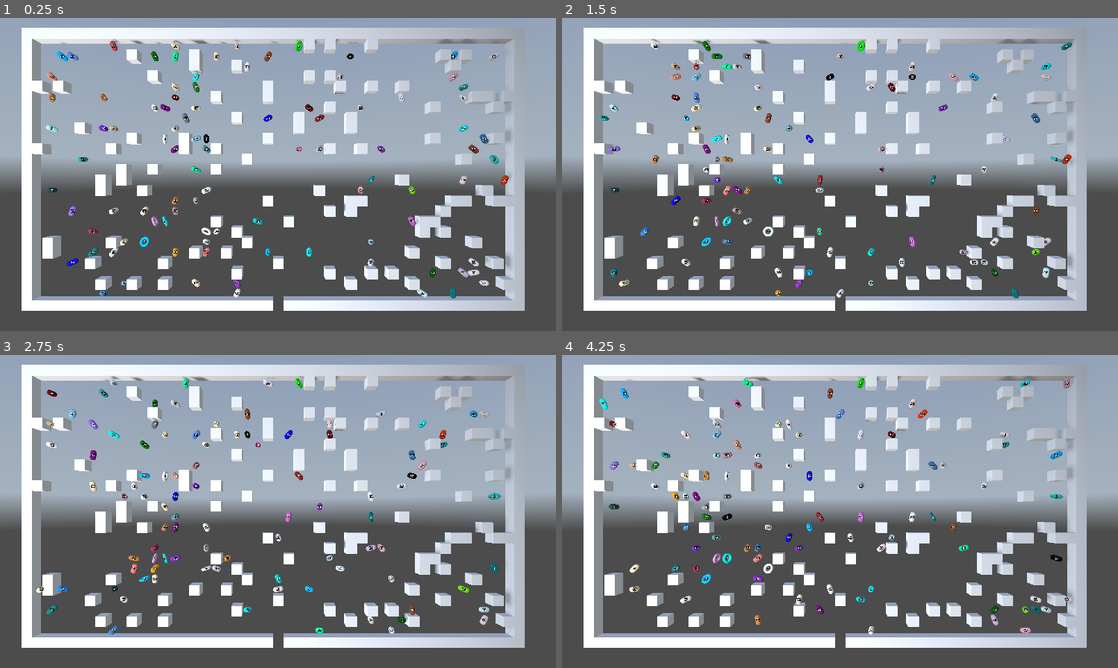
Above: before the commit, frames 1-4 (two rows, left to right).
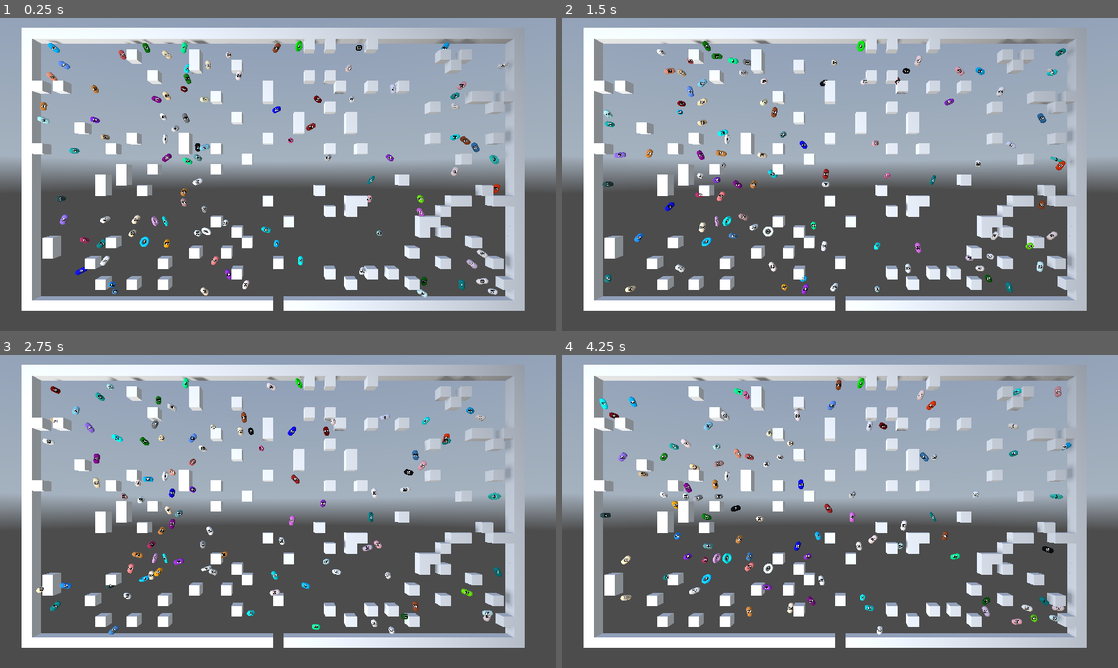
Above: after the commit, the same moments.

Repository: kasworld/gd4snakebyte3d
Game: Godot game, scene res://main.tscn
The game is run twice, just before and just after one commit, with the same random seed, the same clock (stepped at 60 frames per second) and the same inputs. A sky picture missing from this copy of the repository is replaced by a grey-blue gradient.
Inputs (mouse positions are in pixels of both pictures, inside the frame that each line leads up to):
- Up to frame 1 (0.25 s): no input
- Up to frame 2 (1.5 s): tap Enter at 0.5 s; move the mouse to (962, 158) at 0.52 s; click (962, 158) at 0.67 s; move the mouse to (728, 190) at 1.27 s; click (728, 190) at 1.42 s
- Up to frame 3 (2.75 s): move the mouse to (333, 442) at 2.02 s; click (333, 442) at 2.17 s
- Up to frame 4 (4.25 s): move the mouse to (812, 574) at 2.77 s; click (812, 574) at 2.92 s; move the mouse to (1006, 558) at 3.52 s; click (1006, 558) at 3.67 s

The runs differ from the first frame. In frame 1, 4.3% of the frame differs, in the area x 6-92%, y 6-90%; in frame 2, 4.1%; in frame 3, 3.4%; in frame 4, 4.2%.

Commit message:
smooth move

Diff:
--- a/plum.gd
+++ b/plum.gd
@@ -3,6 +3,8 @@
 
 var number :int
 var pos2d :Vector2i
+var old_pos2d :Vector2i
+var old_pos_time :float
 var move_dir :Dir8Lib.Dir
 var field :PlacedThings
 var rotate_v :float
@@ -27,6 +29,11 @@
 
 func _process(delta: float) -> void:
 	$"모양".rotate_z(delta*rotate_v)
+	position = lerp(
+		Settings.vector2i_to_vector3(old_pos2d),
+		Settings.vector2i_to_vector3(pos2d),
+		(Time.get_unix_time_from_system() - old_pos_time)*5,
+		)
 
 func get_pos3d() -> Vector3:
 	return Settings.vector2i_to_vector3(pos2d)
@@ -57,7 +64,8 @@
 	return new_dir
 
 func move2d() -> void:
-	var old_pos = pos2d
+	old_pos2d = pos2d
+	old_pos_time = Time.get_unix_time_from_system()
 	var new_dir = find_new_dir(pos2d, move_dir)
 	if field_get(pos2d, new_dir) == null : # 이동 가능
 		pos2d = pos2d + Dir8Lib.Dir2Vt[new_dir]
@@ -69,5 +77,5 @@
 	else:
 		print_debug(self)
 		move_dir = Dir8Lib.Dir.values().pick_random()
-	field.move(old_pos,pos2d)
+	field.move(old_pos2d,pos2d)
 	position = get_pos3d()
